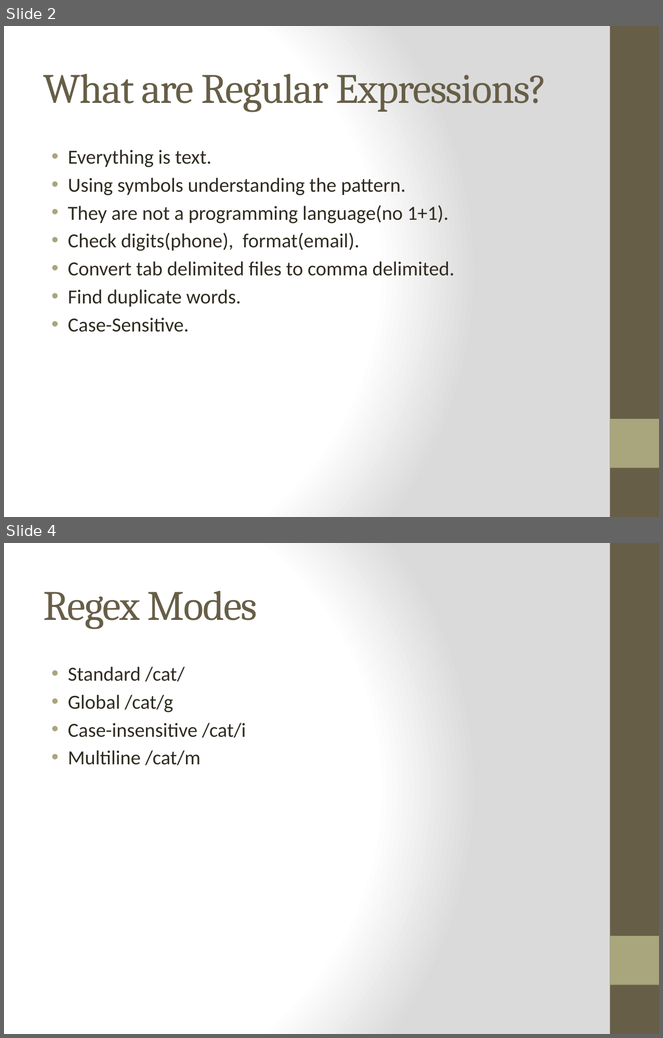
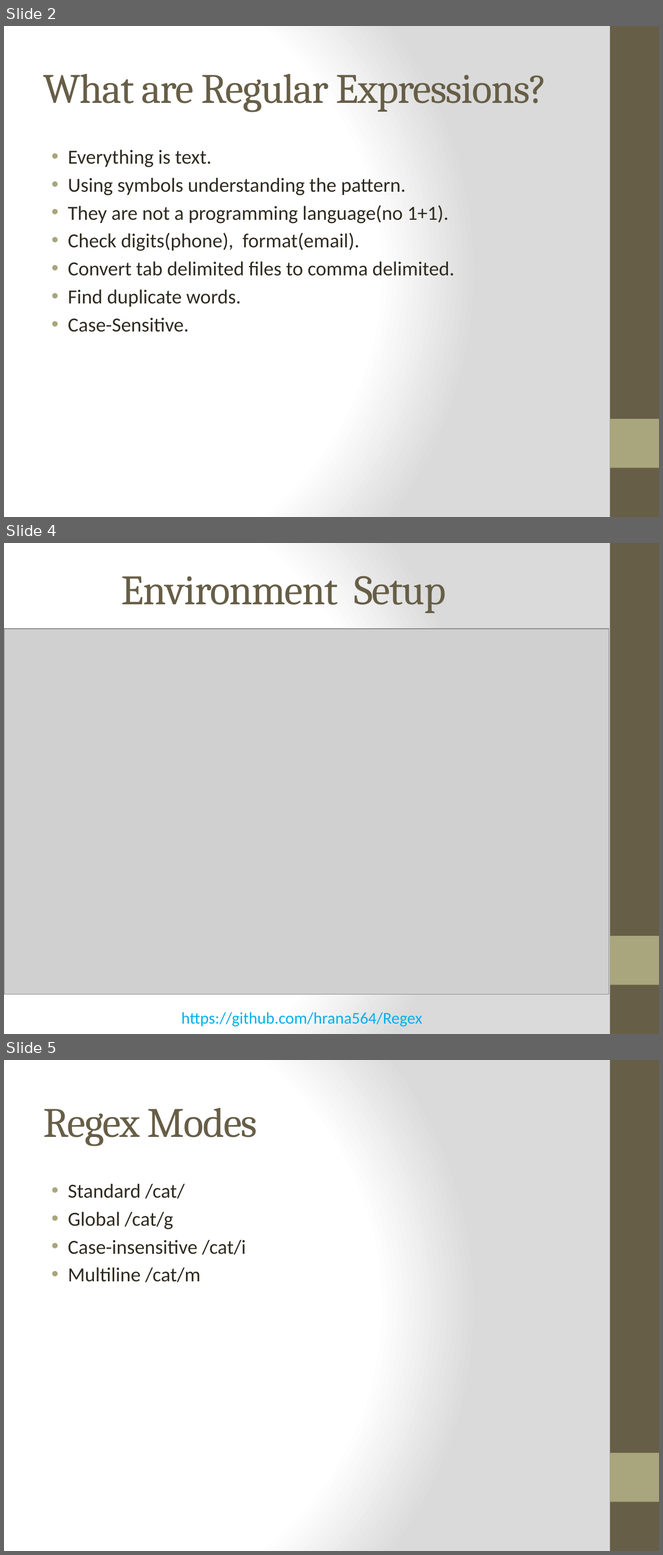
Before and after one commit to hrana564/Regex, a slide deck: Regex.pptx. Shown one above the other, each under a label of ours: slides 2 and 4 before the commit, slides 2, 4 and 5 after it; the slides between them are not shown. The pictures are 663x1038 and 663x1555 pixels, drawn with LibreOffice and Linux fonts; fonts in the diff are those of the drawing; grey boxes stand for pictures. Boxes give left, top, right and bottom in pixels: in the first picture for what was removed or moved away, otherwise in the second. Text is boxed around its words. In the diff, an @@ line names an element or a change of style, - is before the commit and + after.

```diff
--- a/Regex.pptx
+++ b/Regex.pptx
@@ slide 4 added at [4,543,659,1034], background gradient #FFFFFF to #DADADA; not listed: 2 template elements that a slide beside it also shows @@
@@ title added at [122,576,446,613], 46 pt, text #675E47 @@
+Environment Setup
@@ picture added at [4,629,609,995] @@
@@ text added at [181,1013,422,1027], 18 pt, text #00B0F0 @@
+https://github.com/hrana564/Regex
@@ what was slide 4 is now slide 5 @@
```
Also in this commit, not shown: 1 slide changed.
